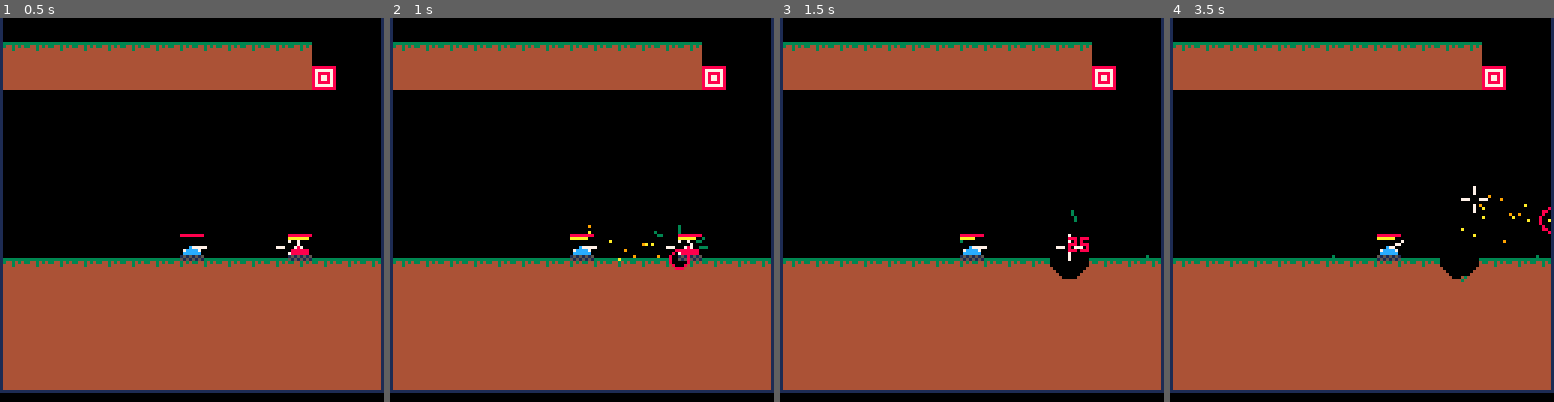
Above: before the commit, frames 1-4 (left to right).
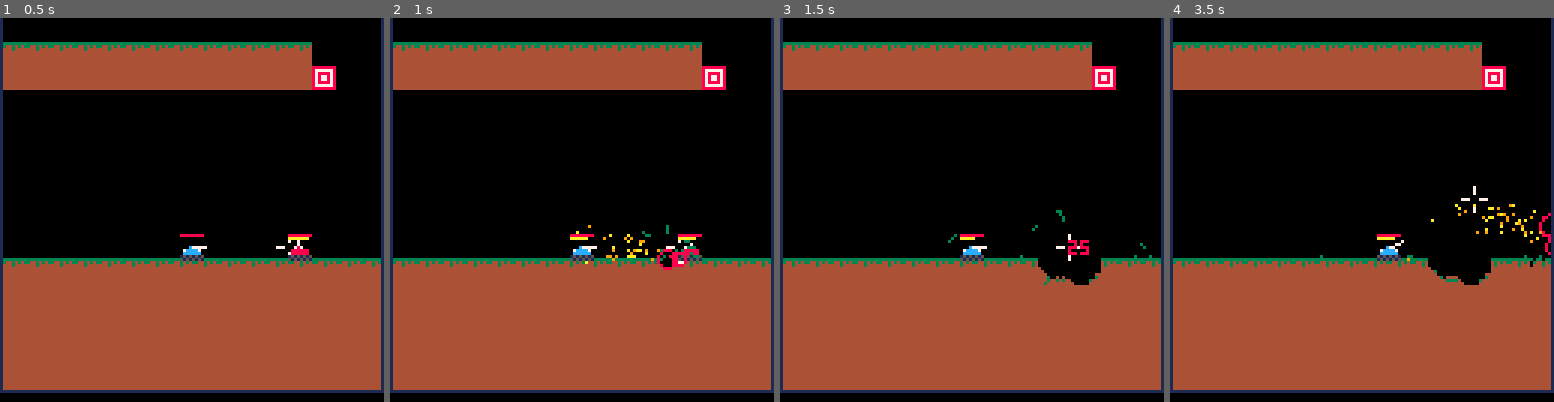
Above: after the commit, the same moments.

Repository: MarrMann/tanks.p8
Game: PICO-8 cartridge tanks.p8
Two runs of this game, one before a commit and one after it. Both use one fixed random seed, a clock stepped at 60 frames per second and the inputs below.
Inputs:
- Up to frame 1 (0.5 s): tap X (X key) at 0.33 s
- Up to frame 2 (1 s): tap O (Z key) at 0.7 s
- Up to frame 3 (1.5 s): tap X (X key) at 1.07 s
- Up to frame 4 (3.5 s): hold Right 1.6-2.1 s; tap O (Z key) every 0.4 s from 1.7 to 3.3 s; tap X (X key) at 1.85, 2.97 s; hold Up 2.15-2.42 s; hold Right 2.47-3.03 s; hold Left from 3.08 s (still down)

Frame 1 is identical in both runs. In frame 2, 0.7% of the frame differs, in the area x 48-83%, y 53-66%; in frame 3, 0.8%; in frame 4, 1.1%, in the area x 39-100%, y 46-70%.

Commit message:
performance optimization for clearing circles

Diff:
--- a/tanks.p8
+++ b/tanks.p8
@@ -28,6 +28,7 @@
 		shot = {
 			name = shot_types.basic.name,
 			modifiers = {
+				count = { stacks = 2 }
 			},
 			child = nil
 		}
@@ -260,15 +261,15 @@
 
 function update_world()
 	for i=#fallings,1,-1 do
-		// make column fall
+		-- make column fall
 		local p=fallings[i]
 		fallcolumn(p.x, p.y)
 
-		// update column for next fall
+		-- update column for next fall
 		p.y += 1
 		fallings[i]=p
 
-		// column hit ground
+		-- column hit ground
 		if mapget(p.x,p.y+1) != 0 or p.y > 126 then
 			del(fallings, p)
 		end
@@ -329,19 +330,55 @@
 	poke(memloc, value)
 end
 
+function clear_line(y, x0, x1)
+	--bounds
+	if y < 0 or y > 127 then return end
+	x0 = mid(0, x0, 127)
+	x1 = mid(0, x1, 127)
+
+	--order check
+	if x1	< x0 then
+		local tmp = x0
+		x0 = x1
+		x1 = tmp
+	end
+
+	--memory location
+	local row_addr = 0x8000 + (y << 6) --64 bytes per row, 128 pixels
+
+	--start byte
+	if (x0 & 1) == 1 then -- right side is
+		local addr = row_addr + (x0 >> 1)
+		poke(addr, @addr & 0x0f)
+		x0 += 1
+	end
+
+	--end byte
+	if (x1 & 1 == 0) then
+		local addr = row_addr + (x1 >> 1)
+		poke(addr, @addr	& 0xf0)
+		x1 -= 1
+	end
+
+	--middle
+	if x0 <= x1	then
+		local start_addr = row_addr + (x0 >> 1)
+		local bytecount	= (x1 - x0 + 1) >> 1
+		memset(start_addr, 0, bytecount)
+	end
+end
+
 function draw_circ(o_x, o_y, x, y, fall)
 	y1 = o_y+y
 	y2 = o_y-y
 	y3 = o_y+x
 	y4 = o_y-x
-	for i = o_x-x,o_x+x do
-		mapset(i, y1, 0)
-		mapset(i, y2, 0)
-	end
-	for i = o_x-y,o_x+y do
-		mapset(i, y3, 0)
-		mapset(i, y4, 0)
-	end
+
+	clear_line(y1, o_x - x, o_x + x)
+	clear_line(y2, o_x - x, o_x + x)
+	clear_line(y3, o_x - y, o_x + y)
+	clear_line(y4, o_x - y, o_x + y)
+
 	if fall then
 		local tmp_fall={}
 		if mapget(o_x+x, y2 - 1) != 0 then
@@ -1489,7 +1526,7 @@
 ---limit jumps to 1-3 per room
 ---upgrades can affect jumps
 
--- currently working on: terrain flipping
+-- currently working on: batch removal of dirt
 --terrain still seems to flip if
 ---multiple shots hit the same area
 --how do we ensure the correct
@@ -1499,15 +1536,20 @@
 ---than a shot can take...
 --implement more shot types and
 ---modifiers
+
+--pickups:
 --add shots and modifiers in
 ---levels so you can pick them up
 --add picking up method
----
 --ui showing what pickups you
 ---have. keep them in order of
 ---pickup time for now
 
 --improvements:
+---tanks should have a collision
+---box or circle when being hit
+---by explosions, rather than a
+---single pixel
 ---rocket jumping feels a little
 ----inconsistent, it's either a
 ----lot of velocity, or none at
